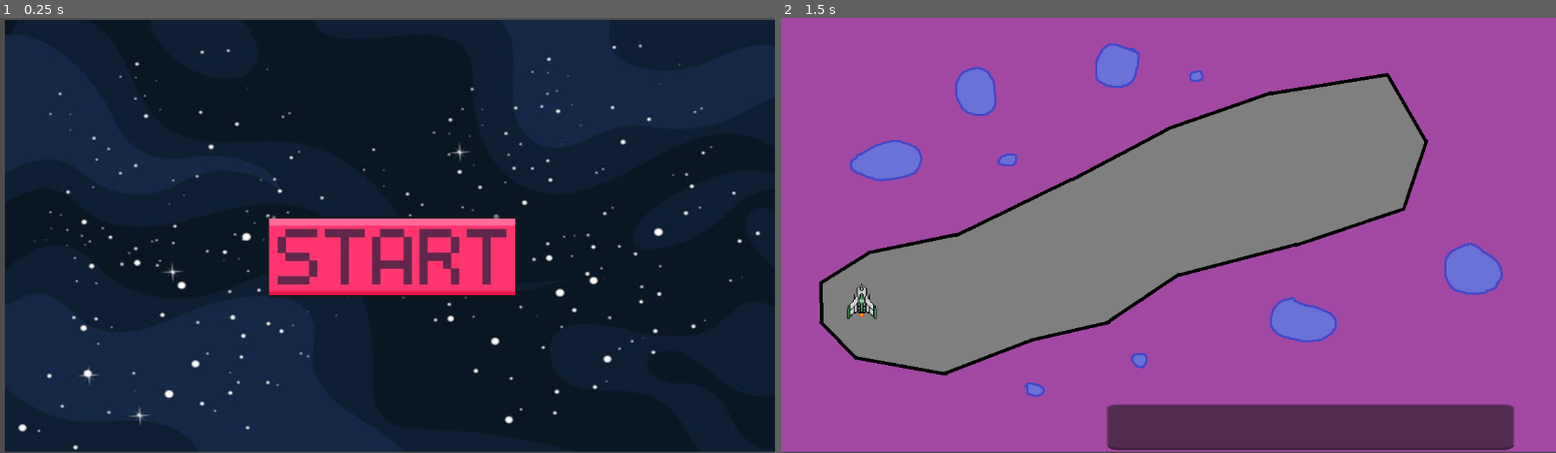
Above: before the commit, frames 1-2 (left to right).
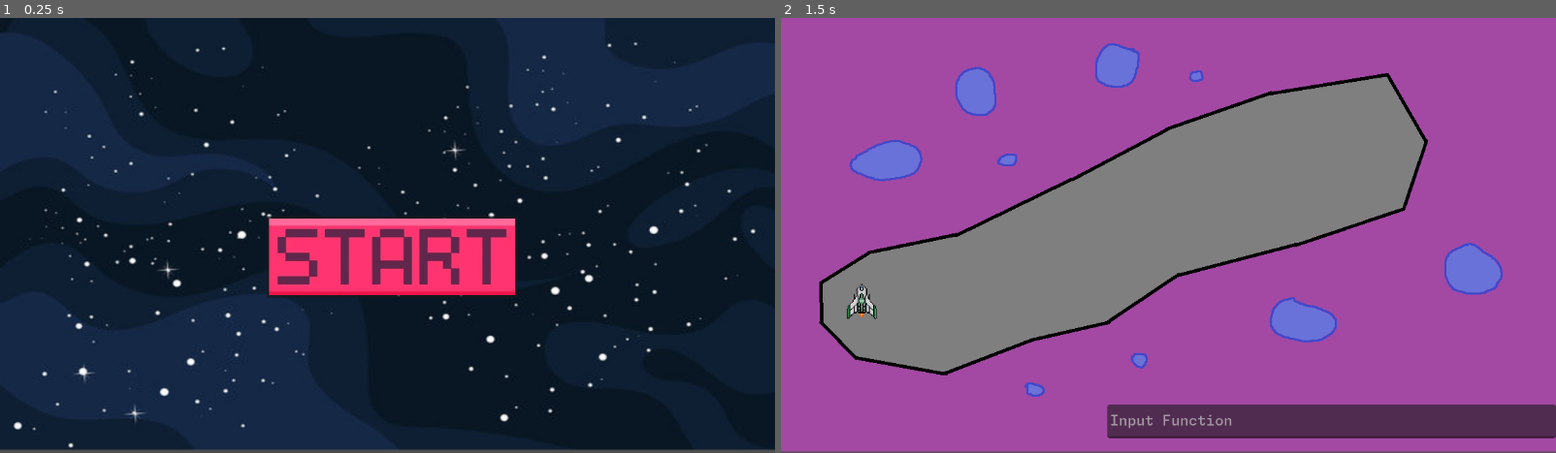
Above: after the commit, the same moments.

Repository: Rescyy/Space-Plot-Explorer
Game: Godot game, scene res://MainMenu/menu.tscn
Same seed, same stepped clock (60 frames per second), same inputs: the game is played once before the commit and once after it.
Inputs (mouse positions are in pixels of both pictures, inside the frame that each line leads up to):
- Up to frame 1 (0.25 s): no input
- Up to frame 2 (1.5 s): click (1176, 257) at 0.5 s; tap Enter at 1.25 s

The runs differ from the first frame. In frame 1, 3.8% of the frame differs, in the area x 0-100%, y 0-100%; in frame 2, 2.0%.

Commit message:
Fix input Field, make lose and win condition

Diff:
--- a/Global/global.gd
+++ /dev/null
@@ -1,17 +0,0 @@
-extends Node
-
-var user_func: Callable
-var has_user_func: bool = false
-
-func set_user_func(user_func: Callable):
-	self.user_func = user_func
-	has_user_func = true
-
-# Called when the node enters the scene tree for the first time.
-func _ready() -> void:
-	pass # Replace with function body.
-
-
-# Called every frame. 'delta' is the elapsed time since the previous frame.
-func _process(delta: float) -> void:
-	pass
--- a/Input/Input.gd
+++ b/Input/Input.gd
@@ -16,7 +16,7 @@
 	time_passed = 0.0
 	positions.clear()
 	var user_func_callable = Callable(self, "user_func")
-	Global.set_user_func(user_func_callable)
+	State.set_user_func(user_func_callable)
 
 func evaluate(command: String, variable_names: Array, variable_values: Array) -> float:
 	var expression = Expression.new()
@@ -36,15 +36,3 @@
 	if math_expr == "":
 		return 0.0
 	return evaluate(math_expr, ["x"], [x_value])
-
-func calculate_velocity():
-	var velocities = []
-	for i in range(1, positions.size()):
-		var prev = positions[i - 1]
-		var current = positions[i]
-		var delta_time = current["time"] - prev["time"]
-		if delta_time > 0:
-			var delta_position = current["position"] - prev["position"]
-			var velocity = delta_position / delta_time
-			velocities.append(velocity)
-	return velocities
--- a/Input/input_container.tscn
+++ b/Input/input_container.tscn
@@ -1,5 +1,6 @@
-[gd_scene load_steps=2 format=3 uid="uid://b3tblhm2xwm5m"]
+[gd_scene load_steps=3 format=3 uid="uid://b3tblhm2xwm5m"]
 
+[ext_resource type="FontVariation" uid="uid://bi8al1j70ixq1" path="res://monaspace.tres" id="1_4pklg"]
 [ext_resource type="Script" path="res://Input/Input.gd" id="1_mvmus"]
 
 [node name="InputContainer" type="VBoxContainer"]
@@ -14,6 +15,9 @@
 z_index = 6
 layout_mode = 2
 size_flags_vertical = 3
+theme_override_fonts/font = ExtResource("1_4pklg")
+theme_override_font_sizes/font_size = 21
+placeholder_text = "Input Function"
 script = ExtResource("1_mvmus")
 
 [connection signal="text_changed" from="FunctionInput" to="FunctionInput" method="_on_text_changed"]
--- a/Levels/Level1/destination.gd
+++ /dev/null
@@ -1,13 +0,0 @@
-extends StaticBody2D
-
-# Called when the node enters the scene tree for the first time.
-func _ready() -> void:
-	pass # Replace with function body.
-
-func _draw() -> void:
-	var radius = self.get_node("CollisionShape2D").shape.radius
-	draw_circle(position, radius, Color.BLACK)
-
-# Called every frame. 'delta' is the elapsed time since the previous frame.
-func _process(delta: float) -> void:
-	queue_redraw()
--- a/Levels/Level1/destination.tscn
+++ b/Levels/Level1/destination.tscn
@@ -1,18 +1,26 @@
-[gd_scene load_steps=3 format=3 uid="uid://cdd8wf3nxikf4"]
+[gd_scene load_steps=3 format=3 uid="uid://dlc4oupqndc2w"]
 
-[ext_resource type="Script" path="res://Levels/Level1/destination.gd" id="1_lmarv"]
+[sub_resource type="GDScript" id="GDScript_qx5wb"]
+script/source = "extends StaticBody2D
+
+# Called when the node enters the scene tree for the first time.
+func _ready() -> void:
+	pass # Replace with function body.
+
+func _draw() -> void:
+	var radius = self.get_node(\"CollisionShape2D\").shape.radius
+	draw_circle(position, radius, Color.BLACK)
+
+# Called every frame. 'delta' is the elapsed time since the previous frame.
+func _process(delta: float) -> void:
+	queue_redraw()
+"
 
 [sub_resource type="CircleShape2D" id="CircleShape2D_77ftp"]
 radius = 41.0488
 
 [node name="Destination" type="StaticBody2D"]
-script = ExtResource("1_lmarv")
+script = SubResource("GDScript_qx5wb")
 
 [node name="CollisionShape2D" type="CollisionShape2D" parent="."]
 shape = SubResource("CircleShape2D_77ftp")
-
-[node name="TextureRect" type="TextureRect" parent="."]
-offset_left = -41.0
-offset_top = -41.0
-offset_right = 41.0
-offset_bottom = 41.0
--- a/Levels/Level1/level.gd
+++ b/Levels/Level1/level.gd
@@ -1,18 +1,19 @@
 extends Node2D
-@onready var level: StaticBody2D = $"."
-@onready var spaceship: CharacterBody2D = $Spaceship
 
+@onready var levelBounds: StaticBody2D = $"."
+@onready var spaceship: CharacterBody2D = $"StartPoint/Spaceship"
+@onready var winArea: StaticBody2D = $"WinArea";
 
 func _ready():
-	level.collision_mask = 1
-	spaceship.collision_layer = 1
+	pass
 
 func _process(delta):
-	if _is_game_lost():
-		print("Game lost")
-
-func _is_game_lost():
 	var collision_body: KinematicCollision2D = spaceship.move_and_collide(Vector2.ZERO, true)
 	if collision_body != null:
-		return true
-	return false
+		var collider = collision_body.get_collider()
+		if not State.is_lost() and collider == levelBounds:
+			print("Game lost")
+			State.set_lost()
+		elif not State.is_won() and collider == winArea:
+			print("Game won")
+			State.set_won()
--- a/Levels/Level1/level.tscn
+++ b/Levels/Level1/level.tscn
@@ -9,6 +9,7 @@
 [node name="Node2D" type="Node2D"]
 
 [node name="Level" type="StaticBody2D" parent="."]
+collision_mask = 0
 script = ExtResource("1_ewo28")
 
 [node name="TextureRect" type="TextureRect" parent="Level"]
@@ -23,9 +24,20 @@
 build_mode = 1
 polygon = PackedVector2Array(131.684, 308.11, 344.307, 217.088, 519.628, 134.839, 707.382, 77.8127, 922.492, 48.203, 99 …(198 unchanged characters)…
 
-[node name="Spaceship" parent="Level" instance=ExtResource("3_6lrvs")]
+[node name="InputContainer" parent="Level" instance=ExtResource("5_tjhpd")]
+offset_right = 1152.0
+offset_bottom = 626.0
+scale = Vector2(1, 1)
+
+[node name="WinArea" type="StaticBody2D" parent="Level"]
+collision_mask = 0
+
+[node name="CollisionPolygon2D" type="CollisionPolygon2D" parent="Level/WinArea"]
+polygon = PackedVector2Array(901, 89, 955, 183, 923, 283)
+
+[node name="StartPoint" type="Node2D" parent="Level"]
+
+[node name="Spaceship" parent="Level/StartPoint" instance=ExtResource("3_6lrvs")]
 position = Vector2(120, 424)
 slide_on_ceiling = false
 script = ExtResource("4_lougl")
-
-[node name="InputContainer" parent="Level" instance=ExtResource("5_tjhpd")]
--- /dev/null
+++ b/Levels/Level1/win_area.gd
@@ -0,0 +1,18 @@
+extends Node2D
+
+@onready var spaceship: CharacterBody2D = $"../StartPoint/Spaceship"
+
+func _ready():
+	pass
+
+func _process(delta):
+	if _is_game_win() and not State.is_win():
+		print("Game won")
+		State.set_win()
+
+func _is_game_win():
+	var collision_body: KinematicCollision2D = spaceship.move_and_collide(Vector2.ZERO, true)
+	if collision_body != null:
+		print(collision_body.get_collider())
+		return true
+	return false
--- a/MainMenu/MainMenu.gd
+++ b/MainMenu/MainMenu.gd
@@ -4,13 +4,11 @@
 	pass
 
 func _on_settings_button_pressed():
-	# Code to open settings (either a new scene or a popup)
 	print("Settings button pressed")
 
 func _on_quit_button_pressed():
-	# Code to quit the game
 	get_tree().quit()
 
-
 func _on_play_button_pressed() -> void:
+	State.set_idle()
 	get_tree().change_scene_to_file("res://Levels/Level1/level.tscn")
--- a/MainMenu/menu.tscn
+++ b/MainMenu/menu.tscn
@@ -15,10 +15,8 @@
 
 [node name="Background" type="TextureRect" parent="."]
 layout_mode = 2
-offset_left = 7.0
-offset_top = 3.0
-offset_right = 1159.0
-offset_bottom = 646.0
+offset_right = 1152.0
+offset_bottom = 643.0
 texture = ExtResource("2_3ta87")
 
 [node name="VBoxContainer" type="VBoxContainer" parent="."]
--- a/Spaceship/spaceship.gd
+++ b/Spaceship/spaceship.gd
@@ -1,36 +1,35 @@
 extends CharacterBody2D
 
 const SPEED = 200.0
-const JUMP_VELOCITY = -400.0
 
-var relative_position = Vector2(0, 0)
 var init_pos: Vector2
 var end_x = 1000
-var func_trajectory: Array[Vector2] = [Vector2.ZERO]
-var trajectory_distances: Array[float] = [0]
+var func_trajectory: Array[Vector2]
+var trajectory_distances: Array[float]
 var distance: float = 0
-var _user_func: Callable
-var is_moving = false
+var trajectory_calculated = false
+
+var callable_dict = {
+	State.GameState.FLYING: Callable(self, "start")
+}
 
 func _ready() -> void:
 	self.init_pos = position
 
 func compute_trajectory():
+	func_trajectory = [Vector2.ZERO]
+	trajectory_distances = [0]
 	var x: int = 0
 	while x < end_x:
 		x += 1
-		func_trajectory.append(Vector2(x, _user_func.call(x)))
+		func_trajectory.append(Vector2(x, State.user_func.call(x)))
 		trajectory_distances.append(func_trajectory[x - 1].distance_to(func_trajectory[x - 2]) + trajectory_distances.back())
-
-func start(user_func: Callable):
-	_user_func = user_func
-	compute_trajectory()
-	is_moving = true
+	trajectory_calculated = true
 
 func _physics_process(delta: float) -> void:
-	if Global.has_user_func and not is_moving:
-		start(Global.user_func)
-	if is_moving:
+	if State.is_flying():
+		if not trajectory_calculated:
+			compute_trajectory()
 		var ds = delta * SPEED
 		distance += ds
 		var i = trajectory_distances.bsearch(distance)
@@ -38,8 +37,15 @@
 		var d2 = trajectory_distances[i]
 		var t = (distance - d1) / (d2 - d1)
 		var x = i + t - 1
-		var y = _user_func.call(x)
+		var y = State.user_func.call(x)
 		var new_position = self.init_pos + Vector2(x, -y)
 		var delta_position = new_position - position
 		rotation = -Vector2(-delta_position.y, -delta_position.x).angle()
 		position = new_position
+	if State.is_lost():
+		distance = 0
+		trajectory_calculated = false
+		position = self.init_pos
+		State.set_idle()
+	if State.is_won():
+		pass
--- /dev/null
+++ b/State/state.gd
@@ -0,0 +1,53 @@
+extends Node
+
+enum GameState {
+	MAIN_MENU,
+	IDLE,
+	FLYING,
+	LOST,
+	WON,
+}
+
+var prev_game_state: GameState = GameState.MAIN_MENU
+var game_state: GameState = GameState.MAIN_MENU
+var game_state_changed: bool = false
+var user_func: Callable
+var has_user_func: bool = false
+
+func set_user_func(user_func: Callable):
+	if game_state == GameState.IDLE:
+		self.user_func = user_func
+		has_user_func = true
+		game_state = GameState.FLYING
+
+func set_idle():
+	game_state = GameState.IDLE
+
+func set_lost():
+	game_state = GameState.LOST
+
+func set_won():
+	game_state = GameState.WON
+
+func is_idle() -> bool:
+	return game_state == GameState.IDLE
+
+func is_lost() -> bool:
+	return game_state == GameState.LOST
+
+func is_won() -> bool:
+	return game_state == GameState.WON
+
+func is_flying() -> bool:
+	return game_state == GameState.FLYING
+
+# Called when the node enters the scene tree for the first time.
+func _ready() -> void:
+	pass
+
+# Called every frame. 'delta' is the elapsed time since the previous frame.
+func _process(delta: float) -> void:
+	game_state_changed = game_state != prev_game_state
+	if game_state_changed:
+		print("Game State Changed")
+	prev_game_state = game_state
--- /dev/null
+++ b/monaspace.tres
@@ -0,0 +1,6 @@
+[gd_resource type="FontVariation" load_steps=2 format=3 uid="uid://bi8al1j70ixq1"]
+
+[ext_resource type="FontFile" uid="uid://c4o1d8s40yri3" path="res://Assets/Fonts/MonaspaceNeon-Medium.otf" id="1_bmv5p"]
+
+[resource]
+base_font = ExtResource("1_bmv5p")
--- a/project.godot
+++ b/project.godot
@@ -16,7 +16,7 @@
 
 [autoload]
 
-Global="*res://Global/global.gd"
+State="*res://State/state.gd"
 
 [rendering]
 
Binary file added: Assets/Fonts/MonaspaceNeon-Medium.otf
Not shown, added: Assets/Fonts/MonaspaceNeon-Medium.otf.import
